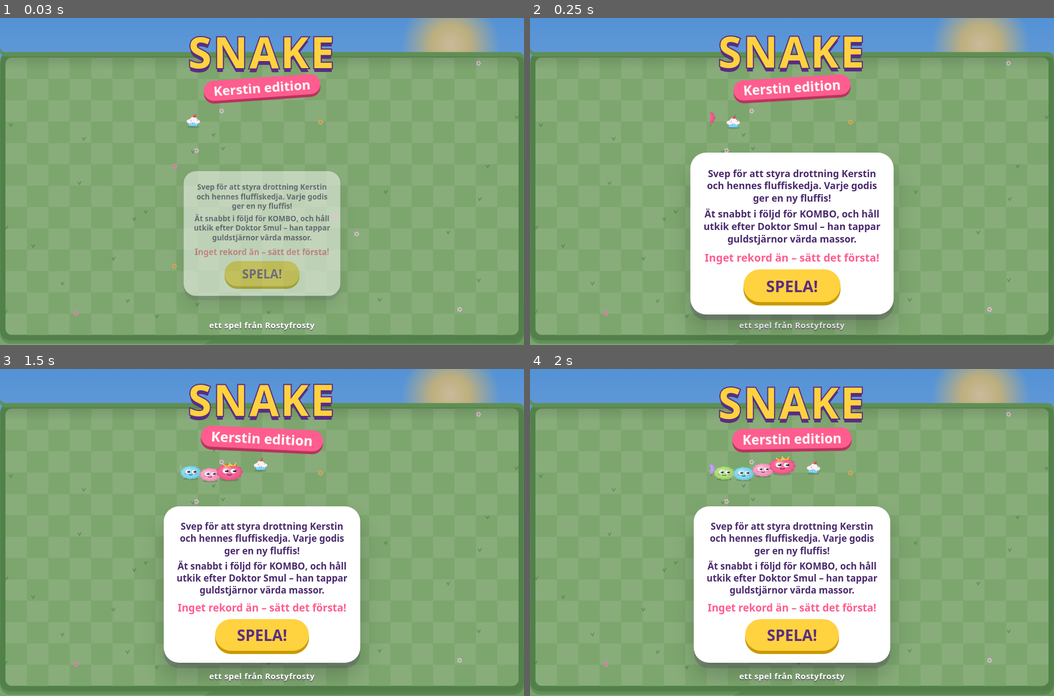
Above: before the commit, frames 1-4 (two rows, left to right).
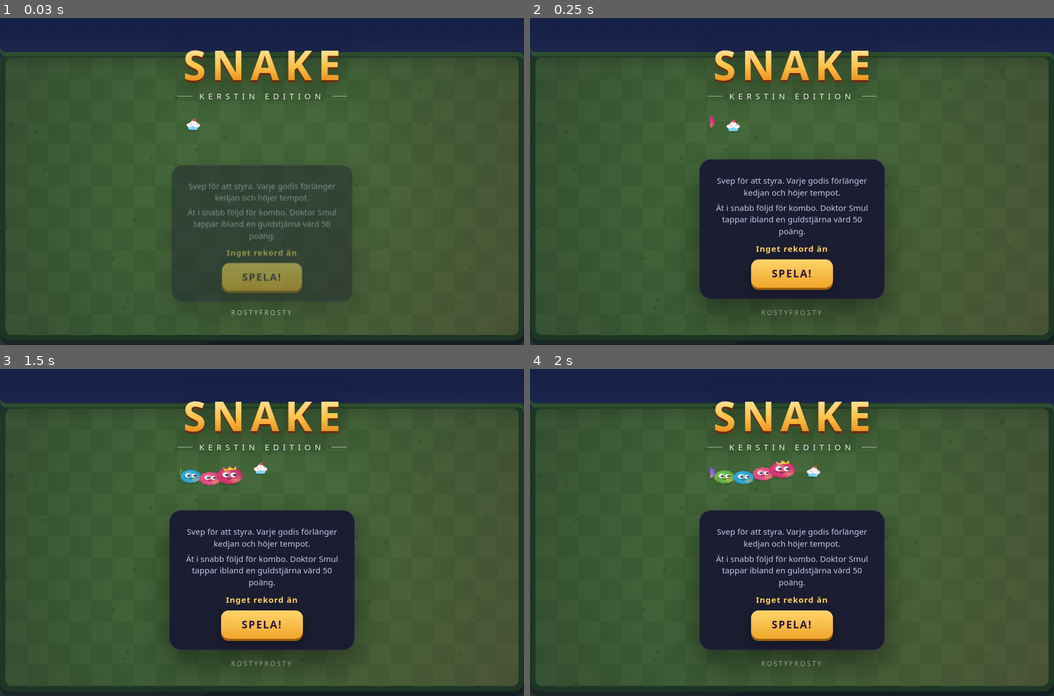
Above: after the commit, the same moments.

Repository: geapanenbanan/games
Game: browser game, page site/play/snake-kerstin/index.html
Two runs of this game, one before a commit and one after it. Both use one fixed random seed, a clock stepped at 60 frames per second and the inputs below.
Inputs (mouse positions are in pixels of both pictures, inside the frame that each line leads up to):
- Up to frame 1 (0.03 s): no input
- Up to frame 2 (0.25 s): no input
- Up to frame 3 (1.5 s): click (262, 532) at 0.27 s; hold Right from 1.03 s (still down); click (262, 565) at 1.07 s
- Up to frame 4 (2 s): release Right at 1.53 s; hold Down 1.58-1.85 s; click (687, 499) at 1.67 s; hold Left from 1.9 s (still down)

The runs differ from the first frame. In frame 1, 100% of the frame differs, in the area x 0-100%, y 0-100%; in frame 2, 100%; in frame 3, 100%; in frame 4, 100%.

Commit message:
Snake – Kerstin edition 1.1: mer vuxen stil
Kvällsljus, djupare färger, mörka glasade menyer, Rubik och torrare texter.

Co-Authored-By: Claude Opus 5.5 <noreply@anthropic.com>
Claude-Session: https://claude.ai/code/session_01Fnpi23KMpdmFpu6iBJsgrE

Diff:
--- a/site/games.json
+++ b/site/games.json
@@ -32,20 +32,22 @@
     "id": "snake-kerstin",
     "title": "Snake – Kerstin edition",
     "color": "#FF5D8F",
-    "tagline": "Klassiska Snake med drottning Kerstin och en kedja av fluffiga små kompisar.",
+    "tagline": "Klassiska Snake i kvällsljus. Ät, väx och håll huvudet kallt när tempot ökar.",
     "description": [
-      "Styr drottning Kerstin genom att svepa på skärmen. Varje godis hon äter ger en ny fluffis i kedjan, och kedjan går snabbare ju längre den blir. Krocka inte med kanten eller dig själv!",
+      "Styr Kerstin genom att svepa på skärmen. Varje godis förlänger kedjan och höjer tempot. Krocka inte med kanten eller dig själv.",
       "Ät flera godisar snabbt efter varandra för kombo och dubbla poäng, och håll utkik efter Doktor Smul som flyger förbi i sitt tefat och tappar guldstjärnor värda 50 poäng. Dina fem bästa resultat sparas i telefonen. Spelas direkt i webbläsaren, inget att installera."
     ],
     "status": "Klart att spela",
     "platforms": [
       "Webbläsare (mobil och dator)"
     ],
-    "version": "1.0",
+    "version": "1.1",
     "download": null,
     "webPlay": "https://games.geapanenbanan.com/play/snake-kerstin/",
     "changes": [
-      "Första versionen: svepstyrning (och piltangenter på dator), kombo, bonusstjärnor från Doktor Smul, ljud och topp 5-lista som sparas"
+      "Ny stil: kvällsljus, djupare färger och mörka menyer",
+      "Stramare texter och nytt typsnitt",
+      "Svepstyrning (piltangenter på dator), kombo, bonusstjärnor och topp 5 som sparas"
     ]
   }
 ]
--- a/site/play/snake-kerstin/index.html
+++ b/site/play/snake-kerstin/index.html
@@ -3,56 +3,60 @@
 <head>
 <meta charset="utf-8">
 <meta name="viewport" content="width=device-width,initial-scale=1,maximum-scale=1,user-scalable=no,viewport-fit=cover">
-<meta name="theme-color" content="#62c4ff">
+<meta name="theme-color" content="#2b4a8a">
 <meta name="apple-mobile-web-app-capable" content="yes">
 <meta name="mobile-web-app-capable" content="yes">
 <title>Snake – Kerstin edition</title>
-<link href="https://fonts.googleapis.com/css2?family=Baloo+2:wght@600;800&display=swap" rel="stylesheet">
+<link href="https://fonts.googleapis.com/css2?family=Rubik:wght@400;500;700;900&display=swap" rel="stylesheet">
 <style>
-  html,body{margin:0;height:100%;overflow:hidden;background:#62c4ff;touch-action:none;
+  html,body{margin:0;height:100%;overflow:hidden;background:#2b4a8a;touch-action:none;
     user-select:none;-webkit-user-select:none;-webkit-touch-callout:none;-webkit-tap-highlight-color:transparent;
-    font-family:'Baloo 2',ui-rounded,system-ui,sans-serif;}
+    font-family:'Rubik',system-ui,sans-serif;}
   canvas#c{position:fixed;inset:0;width:100%;height:100%;display:block}
   #sa{position:fixed;top:0;left:0;width:1px;height:env(safe-area-inset-top,0px);visibility:hidden}
   #sb{position:fixed;bottom:0;left:0;width:1px;height:env(safe-area-inset-bottom,0px);visibility:hidden}
   #hud{position:fixed;top:calc(env(safe-area-inset-top,0px) + 10px);left:12px;right:12px;display:flex;
     justify-content:space-between;align-items:center;pointer-events:none;z-index:2}
   .row{display:flex;gap:8px;align-items:center}
-  .pill{background:rgba(255,255,255,.92);border-radius:999px;padding:3px 16px;font-weight:800;color:#5a2d82;
-    box-shadow:0 4px 0 rgba(60,30,100,.18);font-size:22px;line-height:1.5}
-  .iconbtn{pointer-events:auto;border:0;width:44px;height:44px;border-radius:50%;background:rgba(255,255,255,.92);
-    font-size:20px;box-shadow:0 4px 0 rgba(60,30,100,.18);cursor:pointer;padding:0}
-  .iconbtn:active{transform:translateY(3px);box-shadow:0 1px 0 rgba(60,30,100,.18)}
+  .pill{background:rgba(15,12,35,.62);-webkit-backdrop-filter:blur(8px);backdrop-filter:blur(8px);border-radius:999px;padding:5px 16px;
+    font-weight:700;color:#fff;font-size:17px;line-height:1.5;letter-spacing:.5px;border:1px solid rgba(255,255,255,.12)}
+  .pill span{opacity:.6;font-weight:500;margin-right:6px;font-size:13px;text-transform:uppercase;letter-spacing:1.5px}
+  .iconbtn{pointer-events:auto;border:1px solid rgba(255,255,255,.12);width:42px;height:42px;border-radius:50%;background:rgba(15,12,35,.62);
+    -webkit-backdrop-filter:blur(8px);backdrop-filter:blur(8px);font-size:17px;cursor:pointer;padding:0;color:#fff}
+  .iconbtn:active{transform:scale(.92)}
   .overlay{position:fixed;inset:0;display:flex;flex-direction:column;align-items:center;justify-content:center;
-    z-index:3;text-align:center;padding:24px;box-sizing:border-box;background:rgba(60,30,110,.28)}
+    z-index:3;text-align:center;padding:24px;box-sizing:border-box;background:rgba(10,8,30,.45)}
   .hidden{display:none!important}
-  .card{background:#fff;border-radius:28px;padding:20px 22px;max-width:360px;width:100%;box-sizing:border-box;
-    box-shadow:0 10px 0 rgba(60,30,100,.2),0 24px 40px rgba(0,0,0,.2);color:#4a2a6e;animation:pop .45s cubic-bezier(.2,1.6,.4,1)}
-  @keyframes pop{from{transform:scale(.6);opacity:0}to{transform:scale(1);opacity:1}}
+  .card{background:rgba(22,18,48,.86);-webkit-backdrop-filter:blur(12px);backdrop-filter:blur(12px);border:1px solid rgba(255,255,255,.1);
+    border-radius:22px;padding:22px 22px 18px;max-width:340px;width:100%;box-sizing:border-box;
+    box-shadow:0 24px 60px rgba(0,0,0,.45);color:#e9e6ff;animation:pop .35s cubic-bezier(.2,1.15,.4,1)}
+  @keyframes pop{from{transform:translateY(14px) scale(.96);opacity:0}to{transform:none;opacity:1}}
   @keyframes wob{0%,100%{transform:rotate(-4deg)}50%{transform:rotate(3deg) scale(1.05)}}
   @keyframes bounce{0%,100%{transform:translateY(0)}50%{transform:translateY(-8px)}}
-  h1{margin:0;font-size:78px;line-height:.9;color:#ffd23f;-webkit-text-stroke:4px #5a2d82;paint-order:stroke fill;
-    text-shadow:0 7px 0 #5a2d82;letter-spacing:3px;animation:bounce 2.2s ease-in-out infinite}
-  .sub{font-size:24px;font-weight:800;color:#fff;background:#ff5d8f;display:inline-block;padding:2px 18px;border-radius:999px;
-    margin-top:12px;box-shadow:0 5px 0 #b8325e;animation:wob 2.6s ease-in-out infinite}
+  h1{margin:0;font-size:76px;line-height:.9;font-weight:900;letter-spacing:10px;padding-left:10px;
+    background:linear-gradient(#ffe7a3,#ffc24a 55%,#e88a1a);-webkit-background-clip:text;background-clip:text;color:transparent;
+    filter:drop-shadow(0 4px 0 #6b2c0e) drop-shadow(0 12px 24px rgba(0,0,0,.45))}
+  .sub{font-size:15px;font-weight:500;color:#fff;letter-spacing:7px;text-transform:uppercase;margin-top:14px;
+    display:flex;align-items:center;gap:12px;text-shadow:0 2px 8px rgba(0,0,0,.5)}
+  .sub::before,.sub::after{content:'';width:28px;height:1px;background:rgba(255,255,255,.6)}
   #demo{width:300px;max-width:90vw;height:96px;display:block;margin:6px auto 4px}
-  .btn{border:0;font-family:inherit;font-weight:800;font-size:28px;padding:10px 40px;border-radius:999px;background:#ffd23f;
-    color:#5a2d82;box-shadow:0 6px 0 #c99a00;margin:8px 4px 2px;cursor:pointer}
-  .btn:active{transform:translateY(4px);box-shadow:0 2px 0 #c99a00}
-  .btn.alt{background:#e9e0ff;box-shadow:0 6px 0 #b3a3e0;font-size:20px;padding:10px 26px}
-  .btn.alt:active{box-shadow:0 2px 0 #b3a3e0}
-  p{margin:6px 0;font-size:17px;line-height:1.3;font-weight:600}
-  .best{font-weight:800;color:#ff5d8f;font-size:19px;margin-top:8px}
-  .credit{margin-top:14px;color:#fff;font-weight:800;font-size:15px;text-shadow:0 2px 0 rgba(60,30,100,.5);letter-spacing:.5px}
-  .big{font-size:40px;font-weight:800;color:#ff5d8f;line-height:1}
-  .scoreBig{font-size:64px;font-weight:800;line-height:1;color:#5a2d82;margin-top:4px}
-  .badge{display:inline-block;background:#ffd23f;color:#5a2d82;font-weight:800;padding:2px 14px;border-radius:999px;
-    margin-top:8px;animation:wob .8s ease-in-out infinite;box-shadow:0 4px 0 #c99a00}
+  .btn{border:0;font-family:inherit;font-weight:700;font-size:19px;letter-spacing:2px;text-transform:uppercase;padding:13px 38px;border-radius:14px;
+    background:linear-gradient(#ffd56b,#f0a62a);color:#2a1440;box-shadow:0 4px 0 #9c5f0c,0 10px 20px rgba(0,0,0,.3);margin:10px 4px 2px;cursor:pointer}
+  .btn:active{transform:translateY(3px);box-shadow:0 1px 0 #9c5f0c}
+  .btn.alt{background:rgba(255,255,255,.1);color:#fff;box-shadow:0 4px 0 rgba(0,0,0,.35);font-size:15px;padding:13px 24px}
+  .btn.alt:active{box-shadow:0 1px 0 rgba(0,0,0,.35)}
+  p{margin:6px 0;font-size:15px;line-height:1.45;font-weight:400;color:#c9c3ea}
+  .best{font-weight:700;color:#ffd25e;font-size:15px;margin-top:10px;letter-spacing:1px}
+  .credit{margin-top:16px;color:rgba(255,255,255,.7);font-weight:500;font-size:12px;letter-spacing:3px;text-transform:uppercase}
+  .big{font-size:28px;font-weight:700;color:#fff;line-height:1.1}
+  .scoreBig{font-size:68px;font-weight:900;line-height:1;color:#ffd25e;margin-top:8px}
+  .badge{display:inline-block;border:1px solid #ffd25e;color:#ffd25e;font-weight:700;font-size:12px;letter-spacing:3px;padding:3px 12px;border-radius:999px;margin-top:10px}
   #top{list-style:none;padding:0;margin:12px 0 6px;text-align:left}
-  #top li{display:flex;gap:10px;align-items:center;padding:4px 12px;border-radius:12px;font-size:19px}
+  #top li{display:flex;gap:12px;align-items:center;padding:5px 12px;border-radius:10px;font-size:16px;border-bottom:1px solid rgba(255,255,255,.06)}
+  #top li span{opacity:.5;width:14px}
   #top li b{flex:1}
   #top li small{opacity:.6;font-weight:600}
-  #top li.me{background:#fff1a8}
+  #top li.me{background:rgba(255,210,94,.16);color:#ffd25e}
 </style>
 </head>
 <body>
@@ -60,9 +64,9 @@
 <canvas id="c"></canvas>
 
 <div id="hud" class="hidden">
-  <div class="pill" id="sc">🍬 0</div>
+  <div class="pill" id="sc"><span>Poäng</span>0</div>
   <div class="row">
-    <div class="pill" id="bs">🏆 0</div>
+    <div class="pill" id="bs"><span>Bäst</span>0</div>
     <button class="iconbtn" id="mute" aria-label="Ljud">🔊</button>
     <button class="iconbtn" id="pauseBtn" aria-label="Paus">⏸</button>
   </div>
@@ -73,18 +77,18 @@
   <div class="sub">Kerstin edition</div>
   <canvas id="demo"></canvas>
   <div class="card">
-    <p>Svep för att styra drottning Kerstin och hennes fluffiskedja. Varje godis ger en ny fluffis!</p>
-    <p>Ät snabbt i följd för <b>KOMBO</b>, och håll utkik efter Doktor Smul – han tappar guldstjärnor värda massor.</p>
+    <p>Svep för att styra. Varje godis förlänger kedjan och höjer tempot.</p>
+    <p>Ät i snabb följd för kombo. Doktor Smul tappar ibland en guldstjärna värd 50 poäng.</p>
     <div class="best" id="menuBest"></div>
     <button class="btn" id="play">SPELA!</button>
   </div>
-  <div class="credit">ett spel från Rostyfrosty</div>
+  <div class="credit">Rostyfrosty</div>
 </div>
 
 <div id="pause" class="overlay hidden">
   <div class="card">
     <div class="big">Paus</div>
-    <p>Fluffisarna väntar snällt…</p>
+    <p>Spelet väntar på dig.</p>
     <button class="btn" id="resume">Fortsätt</button>
     <button class="btn alt" id="quit">Meny</button>
   </div>
@@ -93,7 +97,7 @@
 <div id="over" class="overlay hidden">
   <div class="card">
     <div class="big" id="ovTitle">Aj då!</div>
-    <div id="recordBadge" class="badge hidden">🎉 NYTT REKORD! 🎉</div>
+    <div id="recordBadge" class="badge hidden">NYTT REKORD</div>
     <div class="scoreBig" id="ovScore">0</div>
     <p id="ovInfo"></p>
     <ol id="top"></ol>
@@ -108,8 +112,8 @@
 const $=id=>document.getElementById(id);
 const cv=$('c'),ctx=cv.getContext('2d');
 const dc=$('demo'),dctx=dc.getContext('2d');
-const COLORS=['#ff9ec4','#7bdff2','#a8e66f','#c3a6ff','#ffad7a','#7ee8c6'];
-const HEAD='#ff5d8f';
+const COLORS=['#e84a7f','#23a9d6','#5fb83a','#8a5cf0','#f2802f','#17bf98'];
+const HEAD='#d6336c';
 const TYPES=['cup','donut','cookie'];
 const TAU=Math.PI*2;
 
@@ -156,26 +160,26 @@
 function buildCaches(){
   for(const c of[bgC,boardC]){c.width=cv.width;c.height=cv.height;}
   let g=bgC.getContext('2d');g.setTransform(DPR,0,0,DPR,0,0);
-  let gr=g.createLinearGradient(0,0,0,H);gr.addColorStop(0,'#5cbfff');gr.addColorStop(.6,'#bfeaff');gr.addColorStop(1,'#e8fbff');
+  let gr=g.createLinearGradient(0,0,0,H);gr.addColorStop(0,'#1e3466');gr.addColorStop(.45,'#5b5f9e');gr.addColorStop(.75,'#e58a5c');gr.addColorStop(1,'#ffc98a');
   g.fillStyle=gr;g.fillRect(0,0,W,H);
-  const sg=g.createRadialGradient(W*.86,H*.08,5,W*.86,H*.08,90);sg.addColorStop(0,'rgba(255,245,170,1)');sg.addColorStop(.35,'rgba(255,235,120,.9)');sg.addColorStop(1,'rgba(255,235,120,0)');
+  const sg=g.createRadialGradient(W*.8,H*.78,5,W*.8,H*.78,Math.max(W,H)*.45);sg.addColorStop(0,'rgba(255,230,160,.95)');sg.addColorStop(.12,'rgba(255,190,110,.6)');sg.addColorStop(1,'rgba(255,150,90,0)');
   g.fillStyle=sg;g.fillRect(0,0,W,H);
-  g.fillStyle='#8fd96a';g.beginPath();g.ellipse(W*.2,H*1.04,W*.65,H*.24,0,0,TAU);g.fill();
-  g.fillStyle='#78c955';g.beginPath();g.ellipse(W*.9,H*1.08,W*.55,H*.22,0,0,TAU);g.fill();
+  g.fillStyle='#3d5f3a';g.beginPath();g.ellipse(W*.2,H*1.04,W*.65,H*.24,0,0,TAU);g.fill();
+  g.fillStyle='#2c4a2e';g.beginPath();g.ellipse(W*.9,H*1.08,W*.55,H*.22,0,0,TAU);g.fill();
 
   g=boardC.getContext('2d');g.setTransform(DPR,0,0,DPR,0,0);g.clearRect(0,0,W,H);
   const {ox,oy,cell,cols,rows}=G,bw=cols*cell,bh=rows*cell,pad=Math.max(5,cell*.25);
-  g.fillStyle='rgba(30,70,20,.22)';rr(g,ox-pad,oy-pad+6,bw+pad*2,bh+pad*2,18);g.fill();
-  g.fillStyle='#5aa83c';rr(g,ox-pad,oy-pad,bw+pad*2,bh+pad*2,18);g.fill();
-  g.fillStyle='#6dbb4b';rr(g,ox-pad,oy-pad,bw+pad*2,pad*.8,10);g.fill();
+  g.fillStyle='rgba(10,10,30,.35)';rr(g,ox-pad,oy-pad+10,bw+pad*2,bh+pad*2,18);g.fill();
+  g.fillStyle='#2f5e2b';rr(g,ox-pad,oy-pad,bw+pad*2,bh+pad*2,18);g.fill();
+  g.fillStyle='#4a8a3c';rr(g,ox-pad,oy-pad,bw+pad*2,pad*.8,10);g.fill();
   g.save();rr(g,ox,oy,bw,bh,12);g.clip();
-  g.fillStyle='#a6e57f';g.fillRect(ox,oy,bw,bh);
-  g.fillStyle='#97da6f';
+  g.fillStyle='#78b955';g.fillRect(ox,oy,bw,bh);
+  g.fillStyle='#6dae4c';
   for(let y=0;y<rows;y++)for(let x=0;x<cols;x++)if((x+y)%2)g.fillRect(ox+x*cell,oy+y*cell,cell+.5,cell+.5);
   let s=7;const rnd=()=>(s=(s*16807)%2147483647)/2147483647;
   for(let i=0;i<cols*rows*.12;i++){
     const x=ox+rnd()*bw,y=oy+rnd()*bh;
-    if(rnd()<.75){g.strokeStyle='rgba(60,140,40,.45)';g.lineWidth=Math.max(1,cell*.05);g.beginPath();
+    if(rnd()<2){g.strokeStyle='rgba(40,90,30,.35)';g.lineWidth=Math.max(1,cell*.05);g.beginPath();
       g.moveTo(x-cell*.08,y-cell*.12);g.lineTo(x,y);g.lineTo(x+cell*.08,y-cell*.14);g.stroke();}
     else{g.fillStyle=['#fff','#ffe066','#ffb3d1'][Math.floor(rnd()*3)];
       for(let k=0;k<5;k++){const a=k/5*TAU;g.beginPath();g.arc(x+Math.cos(a)*cell*.07,y+Math.sin(a)*cell*.07,cell*.05,0,TAU);g.fill();}
@@ -183,6 +187,10 @@
   }
   const ig=g.createLinearGradient(0,oy,0,oy+cell*.6);ig.addColorStop(0,'rgba(0,0,0,.12)');ig.addColorStop(1,'rgba(0,0,0,0)');
   g.fillStyle=ig;g.fillRect(ox,oy,bw,cell*.6);
+  const vg=g.createRadialGradient(ox+bw*.5,oy+bh*.45,Math.min(bw,bh)*.3,ox+bw*.5,oy+bh*.5,Math.max(bw,bh)*.75);
+  vg.addColorStop(0,'rgba(0,0,0,0)');vg.addColorStop(1,'rgba(10,20,40,.35)');g.fillStyle=vg;g.fillRect(ox,oy,bw,bh);
+  const wl=g.createLinearGradient(ox+bw,oy+bh,ox,oy);wl.addColorStop(0,'rgba(255,170,90,.22)');wl.addColorStop(.5,'rgba(255,170,90,0)');
+  g.fillStyle=wl;g.fillRect(ox,oy,bw,bh);
   g.restore();
   dirty=false;
 }
@@ -201,7 +209,9 @@
   const gr=g.createRadialGradient(-r*.3,-r*.38,r*.05,0,0,r*1.05);
   gr.addColorStop(0,'rgba(255,255,255,.6)');gr.addColorStop(.45,'rgba(255,255,255,0)');gr.addColorStop(1,'rgba(40,0,60,.2)');
   g.fillStyle=gr;g.fill();
-  g.fillStyle='rgba(255,80,130,.32)';
+  const rim=g.createRadialGradient(r*.55,r*.5,r*.1,r*.3,r*.3,r*1.1);rim.addColorStop(0,'rgba(255,190,110,.45)');rim.addColorStop(.5,'rgba(255,190,110,0)');
+  g.fillStyle=rim;g.fill();
+  g.fillStyle='rgba(120,0,40,.18)';
   g.beginPath();g.arc(-r*.5,r*.2,r*.14,0,TAU);g.arc(r*.5,r*.2,r*.14,0,TAU);g.fill();
   const ex=r*.3,ey=-r*.12,ew=r*.24,eh=r*.29;
   for(const sx of[-1,1]){
@@ -350,7 +360,7 @@
   const f=isB?bonus:food;const px=cxp(f.x),py=cyp(f.y);
   burst(px,py,isB?['#ffd23f','#fff3a0','#ffb300','#fff']:['#ff5d8f','#7bdff2','#ffd23f','#a8e66f','#c3a6ff'],isB?32:16);
   floats.push({x:px,y:py,text:'+'+pts,life:1,col:isB?'#ffd23f':'#fff'});
-  if(combo>1)floats.push({x:px,y:py-G.cell*.8,text:'KOMBO x'+combo+'!',life:1.3,col:'#ff5d8f'});
+  if(combo>1)floats.push({x:px,y:py-G.cell*.8,text:'KOMBO x'+combo+'!',life:1.3,col:'#ffd25e'});
   sfx(isB?'bonus':'eat');vib(isB?[20,30,20]:12);
   if(isB)bonus=null;else placeFood();
   hud();
@@ -364,13 +374,13 @@
   const best=scores.length?scores[0].s:0,rec=score>best&&score>0;
   const d=new Date();const entry={s:score,d:d.getDate()+'/'+(d.getMonth()+1)};
   scores.push(entry);scores.sort((a,b)=>b.s-a.s);scores=scores.slice(0,5);store.set('top',scores);
-  $('ovTitle').textContent=rec?'Wow, Kerstin!':['Aj då!','Krock!','Hoppsan!','Oj oj oj!','Bonk!'][Math.floor(Math.random()*5)];
+  $('ovTitle').textContent=rec?'Snyggt, Kerstin.':['Krock.','Där tog det slut.','Aj.','Kanten vann.','Nästan.'][Math.floor(Math.random()*5)];
   $('ovScore').textContent=score;
-  $('ovInfo').textContent='Kedjan blev '+snake.length+' fluffisar lång';
+  $('ovInfo').textContent='Kedjan blev '+snake.length+' lång';
   $('recordBadge').classList.toggle('hidden',!rec);
   const ol=$('top');ol.innerHTML='';
   scores.forEach((s,i)=>{const li=document.createElement('li');
-    li.innerHTML='<span>'+['🥇','🥈','🥉','4.','5.'][i]+'</span><b>'+s.s+'</b><small>'+s.d+'</small>';
+    li.innerHTML='<span>'+(i+1)+'</span><b>'+s.s+'</b><small>'+s.d+'</small>';
     if(s===entry)li.className='me';ol.appendChild(li);});
   $('over').classList.remove('hidden');
   if(rec){confetti();setTimeout(()=>sfx('record'),150);}
@@ -441,10 +451,10 @@
 
 /* ---------- ui ---------- */
 function hud(){
-  $('sc').textContent='🍬 '+score;
-  $('bs').textContent='🏆 '+Math.max(score,scores.length?scores[0].s:0);
-}
-function menuBest(){$('menuBest').textContent=scores.length?'Ditt rekord: '+scores[0].s:'Inget rekord än – sätt det första!';}
+  $('sc').innerHTML='<span>Poäng</span>'+score;
+  $('bs').innerHTML='<span>Bäst</span>'+Math.max(score,scores.length?scores[0].s:0);
+}
+function menuBest(){$('menuBest').textContent=scores.length?'Rekord: '+scores[0].s:'Inget rekord än';}
 function start(){
   ['menu','over','pause'].forEach(id=>$(id).classList.add('hidden'));
   $('hud').classList.remove('hidden');newGame();sfx('start');
@@ -515,7 +525,7 @@
   ctx.setTransform(DPR,0,0,DPR,0,0);
   if(dirty)buildCaches();
   ctx.drawImage(bgC,0,0,W,H);
-  for(const c of clouds){ctx.fillStyle='rgba(255,255,255,.85)';ctx.beginPath();
+  for(const c of clouds){ctx.fillStyle='rgba(255,214,190,.55)';ctx.beginPath();
     ctx.arc(c.x,c.y,c.s*.5,0,TAU);ctx.arc(c.x+c.s*.48,c.y+c.s*.12,c.s*.38,0,TAU);ctx.arc(c.x-c.s*.48,c.y+c.s*.14,c.s*.34,0,TAU);ctx.arc(c.x+c.s*.1,c.y-c.s*.25,c.s*.36,0,TAU);ctx.fill();}
   ctx.save();
   if(shake>.5)ctx.translate((Math.random()-.5)*shake,(Math.random()-.5)*shake);
@@ -550,9 +560,9 @@
     if(state==='ready'){
       const k=1+Math.sin(t*5)*.06;
       ctx.save();ctx.translate(G.ox+G.cols*cell/2,G.oy+G.rows*cell*.3);ctx.scale(k,k);
-      ctx.font='800 '+Math.max(22,cell*1.1)+"px 'Baloo 2',system-ui,sans-serif";ctx.textAlign='center';ctx.textBaseline='middle';
-      ctx.lineWidth=7;ctx.strokeStyle='#5a2d82';ctx.lineJoin='round';ctx.strokeText('Svep för att börja!',0,0);
-      ctx.fillStyle='#fff';ctx.fillText('Svep för att börja!',0,0);ctx.restore();
+      ctx.font='900 '+Math.max(22,cell*1.1)+"px 'Rubik',system-ui,sans-serif";ctx.textAlign='center';ctx.textBaseline='middle';
+      ctx.lineWidth=6;ctx.strokeStyle='#1c1238';ctx.lineJoin='round';ctx.strokeText('Svep för att starta',0,0);
+      ctx.fillStyle='#fff';ctx.fillText('Svep för att starta',0,0);ctx.restore();
     }
   }
   if(villain)drawVillain(villain);
@@ -560,8 +570,8 @@
   ctx.textAlign='center';ctx.textBaseline='middle';ctx.lineJoin='round';
   for(const f of floats){ctx.save();ctx.globalAlpha=Math.min(1,f.life*2);
     const s=1+Math.max(0,f.life-.8)*1.2;ctx.translate(f.x,f.y);ctx.scale(s,s);
-    ctx.font='800 '+Math.max(16,cell*.75)+"px 'Baloo 2',system-ui,sans-serif";
-    ctx.lineWidth=5;ctx.strokeStyle='#5a2d82';ctx.strokeText(f.text,0,0);ctx.fillStyle=f.col;ctx.fillText(f.text,0,0);ctx.restore();}
+    ctx.font='900 '+Math.max(16,cell*.75)+"px 'Rubik',system-ui,sans-serif";
+    ctx.lineWidth=5;ctx.strokeStyle='#1c1238';ctx.strokeText(f.text,0,0);ctx.fillStyle=f.col;ctx.fillText(f.text,0,0);ctx.restore();}
   ctx.restore();
   if(flash>0){ctx.fillStyle='rgba(255,255,255,'+(flash*.6)+')';ctx.fillRect(0,0,W,H);}
 }
